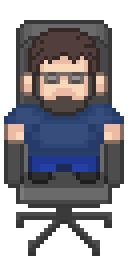
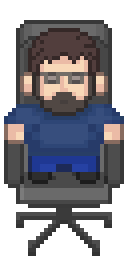
Layered file, before and after one edit (128×256). Changes by layer:
painted on "char" over 52, 76, 76, 104
